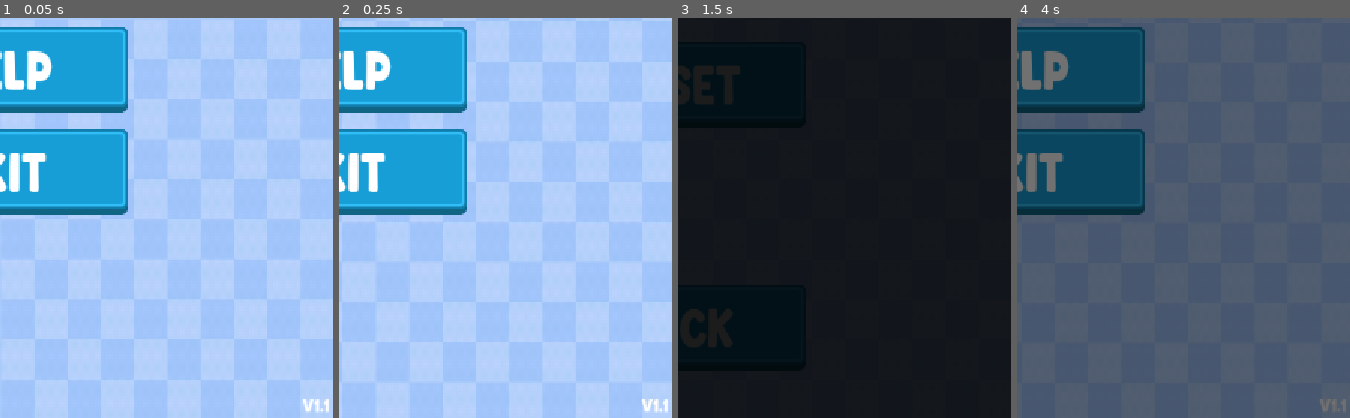
Above: before the commit, frames 1-4 (left to right).
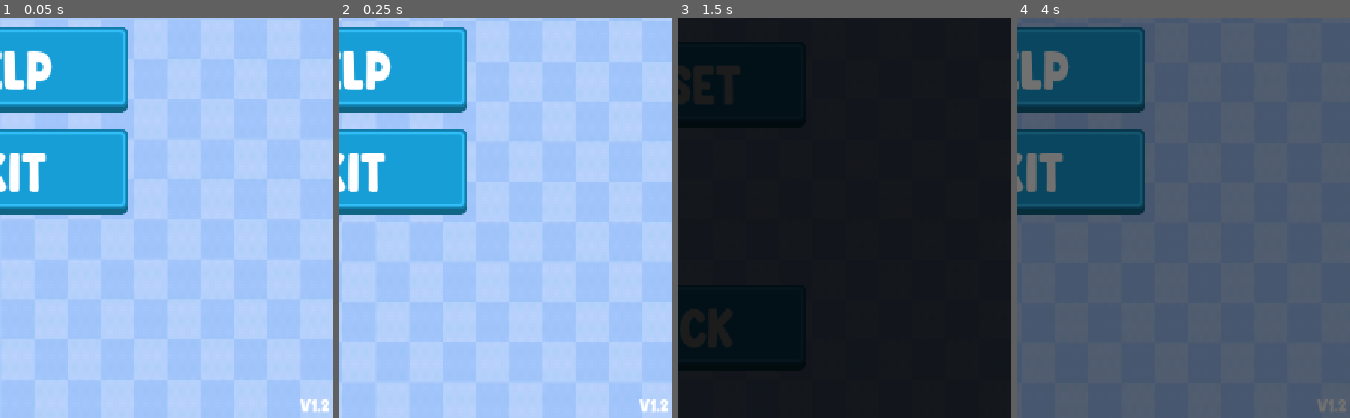
Above: after the commit, the same moments.

Repository: Sparrowworks/Snake
Game: Godot game, scene res://src/MainMenu/MainMenu.tscn
Two runs of this game, one before a commit and one after it. Both use one fixed random seed, a clock stepped at 60 frames per second and the inputs below.
Inputs:
- Up to frame 1 (0.05 s): no input
- Up to frame 2 (0.25 s): no input
- Up to frame 3 (1.5 s): click "Settings" at 0.5 s; click "Help" at 1.25 s
- Up to frame 4 (4 s): click "Reset" at 2 s; click "Back" at 2.75 s; hold D (right) from 3.53 s (still down)
The pictures show only the part of the screen within x 50-100%, y 50-100%; the shares and areas given below are measured in that part.

The runs differ from the first frame. In frame 1, 0.2% of the frame differs, in the area x 90-99%, y 95-99%; in frame 2, 0.2%; in frame 3, nothing differs; in frame 4, less than 0.1%.

Commit message:
Added pause

Diff:
--- a/project.godot
+++ b/project.godot
@@ -11,7 +11,7 @@
 [application]
 
 config/name="Snake"
-config/version="1.1"
+config/version="1.2"
 run/main_scene="res://src/MainMenu/MainMenu.tscn"
 config/features=PackedStringArray("4.4", "GL Compatibility")
 run/max_fps=60
@@ -21,7 +21,7 @@
 [autoload]
 
 Composer="*res://src/Composer/Composer.gd"
-Global="*res://src/Global/Global.gd"
+Globals="*res://src/Globals/Globals.gd"
 
 [debug]
 
@@ -97,6 +97,11 @@
 "events": [Object(InputEventKey,"resource_local_to_scene":false,"resource_name":"","device":-1,"window_id":0,"alt_press …(192 unchanged characters)…
 ]
 }
+pause={
+"deadzone": 0.2,
+"events": [Object(InputEventKey,"resource_local_to_scene":false,"resource_name":"","device":-1,"window_id":0,"alt_pressed":false,"shift_pressed":false,"ctrl_pressed":false,"meta_pressed":false,"pressed":false,"keycode":0,"physical_keycode":80,"key_label":0,"unicode":112,"location":0,"echo":false,"script":null)
+]
+}
 
 [rendering]
 
--- a/src/Credits/credits.gd
+++ b/src/Credits/credits.gd
@@ -1,4 +1,4 @@
 extends Control
 
 func _on_back_button_pressed() -> void:
-	Global.go_to("res://src/MainMenu/MainMenu.tscn")
+	Globals.go_to("res://src/MainMenu/MainMenu.tscn")
--- a/src/Game/Apple/apple.gd
+++ b/src/Game/Apple/apple.gd
@@ -19,12 +19,12 @@
 
 func spawn_apple(apple: int) -> void:
 	# Select a random coord first
-	var coord: Vector2i = Vector2i(randi_range(0, Global.MAX_X), randi_range(0, Global.MAX_Y))
+	var coord: Vector2i = Vector2i(randi_range(0, Globals.MAX_X), randi_range(0, Globals.MAX_Y))
 
 	# If the coord is already occupied, then repeat until we select a good coordinate
 	if coord in snake_occupied_cells or coord in get_used_cells():
 		while coord in snake_occupied_cells or coord in get_used_cells():
-			coord = Vector2i(randi_range(0, Global.MAX_X), randi_range(0, Global.MAX_Y))
+			coord = Vector2i(randi_range(0, Globals.MAX_X), randi_range(0, Globals.MAX_Y))
 
 	# 0 means rotten apple
 	if apple == 0:
--- a/src/Game/Game.gd
+++ b/src/Game/Game.gd
@@ -1,4 +1,6 @@
 extends Node2D
+
+signal game_paused()
 
 @onready var score_label: Label = %ScoreLabel
 @onready var time_label: Label = %TimeLabel
@@ -21,12 +23,12 @@
 
 func _ready() -> void:
 	# Show the previous high score
-	hi_label.text = "HI Score: " + str(Global.hi_score)
+	hi_label.text = "HI Score: " + str(Globals.hi_score)
 	%GameTheme.play()
 
 func show_game_over() -> void:
 	# If we get a new high score, show an appropriate message
-	if Global.is_new_high_score(score):
+	if Globals.is_new_high_score(score):
 		%NewScore.show()
 
 	# Show the game over panel
@@ -47,12 +49,17 @@
 func _on_apple_score_increased(amount: int) -> void:
 	score += amount
 
-func _process(delta: float) -> void:
+func _input(event: InputEvent) -> void:
 	if Input.is_action_just_pressed("quit"):
-		Global.go_to("res://src/MainMenu/MainMenu.tscn")
+		Globals.go_to("res://src/MainMenu/MainMenu.tscn")
 
 	if Input.is_action_just_pressed("reset"):
-		Global.go_to("res://src/Game/Game.tscn")
+		Globals.go_to("res://src/Game/Game.tscn")
+
+	if Input.is_action_just_pressed("pause"):
+		set_process_input(false)
+		get_tree().paused = true
+		game_paused.emit()
 
 	if Input.is_action_just_pressed("mute"):
 		if %GameTheme.playing:
@@ -72,3 +79,11 @@
 	%GameOver.play()
 	await get_tree().create_timer(2).timeout
 	show_game_over()
+
+
+func _on_pause_ui_game_unpaused() -> void:
+	get_tree().paused = false
+	Globals.click_player.play()
+
+	await get_tree().create_timer(0.5).timeout
+	set_process_input(true)
--- a/src/Game/Game.tscn
+++ b/src/Game/Game.tscn
@@ -7,8 +7,46 @@
 [ext_resource type="Texture2D" uid="uid://cc6usmrr128jq" path="res://assets/images/BG.png" id="5_4mayo"]
 [ext_resource type="FontFile" uid="uid://b7pe7jy61wrbo" path="res://assets/fonts/Lemon Days.ttf" id="6_vvitb"]
 [ext_resource type="Texture2D" uid="uid://bd8dhh6gsvig3" path="res://assets/images/blueBtnTapped.png" id="7_mdt6g"]
+[ext_resource type="Script" uid="uid://c21o7f1uu5b13" path="res://src/Game/pause_ui.gd" id="8_5ikym"]
 [ext_resource type="AudioStream" uid="uid://bjiamstei38q5" path="res://assets/audio/gameOver.mp3" id="8_m0hqv"]
 [ext_resource type="AudioStream" uid="uid://dg50le446esxw" path="res://assets/audio/gameTheme.mp3" id="9_hehav"]
+
+[sub_resource type="Animation" id="Animation_5ikym"]
+resource_name = "PauseOn"
+loop_mode = 1
+tracks/0/type = "value"
+tracks/0/imported = false
+tracks/0/enabled = true
+tracks/0/path = NodePath(".:visible")
+tracks/0/interp = 1
+tracks/0/loop_wrap = true
+tracks/0/keys = {
+"times": PackedFloat32Array(0, 0.5, 1),
+"transitions": PackedFloat32Array(1, 1, 1),
+"update": 1,
+"values": [true, false, true]
+}
+
+[sub_resource type="Animation" id="Animation_itvb1"]
+length = 0.001
+tracks/0/type = "value"
+tracks/0/imported = false
+tracks/0/enabled = true
+tracks/0/path = NodePath(".:visible")
+tracks/0/interp = 1
+tracks/0/loop_wrap = true
+tracks/0/keys = {
+"times": PackedFloat32Array(0),
+"transitions": PackedFloat32Array(1),
+"update": 1,
+"values": [false]
+}
+
+[sub_resource type="AnimationLibrary" id="AnimationLibrary_v2fk1"]
+_data = {
+&"PauseOn": SubResource("Animation_5ikym"),
+&"RESET": SubResource("Animation_itvb1")
+}
 
 [node name="Game" type="Node2D"]
 script = ExtResource("1_62xe8")
@@ -35,7 +73,6 @@
 anchor_bottom = 1.0
 grow_horizontal = 2
 grow_vertical = 2
-metadata/_edit_lock_ = true
 
 [node name="Panel" type="TextureRect" parent="UI/Control"]
 custom_minimum_size = Vector2(0, 200)
@@ -183,6 +220,39 @@
 vertical_alignment = 1
 autowrap_mode = 2
 
+[node name="PauseUI" type="Control" parent="UI"]
+process_mode = 2
+layout_mode = 3
+anchors_preset = 15
+anchor_right = 1.0
+anchor_bottom = 1.0
+grow_horizontal = 2
+grow_vertical = 2
+script = ExtResource("8_5ikym")
+
+[node name="Pause" type="Label" parent="UI/PauseUI"]
+visible = false
+layout_mode = 1
+anchors_preset = 8
+anchor_left = 0.5
+anchor_top = 0.5
+anchor_right = 0.5
+anchor_bottom = 0.5
+offset_left = -254.0
+offset_top = -93.5
+offset_right = 254.0
+offset_bottom = 93.5
+grow_horizontal = 2
+grow_vertical = 2
+theme_override_fonts/font = ExtResource("6_vvitb")
+theme_override_font_sizes/font_size = 144
+text = "PAUSED"
+
+[node name="AnimationPlayer" type="AnimationPlayer" parent="UI/PauseUI/Pause"]
+libraries = {
+&"": SubResource("AnimationLibrary_v2fk1")
+}
+
 [node name="Audio" type="Node" parent="."]
 
 [node name="GameOver" type="AudioStreamPlayer2D" parent="Audio"]
@@ -195,8 +265,10 @@
 stream = ExtResource("9_hehav")
 bus = &"Music"
 
+[connection signal="game_paused" from="." to="UI/PauseUI" method="_on_game_game_paused"]
 [connection signal="apple_hit" from="Snake" to="Apple" method="_on_snake_apple_hit"]
 [connection signal="game_over" from="Snake" to="." method="_on_snake_game_over"]
 [connection signal="game_over" from="Snake" to="Apple" method="_on_snake_game_over"]
 [connection signal="score_increased" from="Apple" to="." method="_on_apple_score_increased"]
 [connection signal="timeout" from="TimeTimer" to="." method="_on_time_timer_timeout"]
+[connection signal="game_unpaused" from="UI/PauseUI" to="." method="_on_pause_ui_game_unpaused"]
--- /dev/null
+++ b/src/Game/pause_ui.gd
@@ -0,0 +1,24 @@
+extends Control
+
+signal game_unpaused()
+
+@onready var animation_player: AnimationPlayer = $Pause/AnimationPlayer
+
+func _ready() -> void:
+	hide()
+	set_process_input(false)
+
+func _on_game_game_paused() -> void:
+	show()
+	Globals.click_player.play()
+	animation_player.play("PauseOn")
+
+	await get_tree().create_timer(0.5).timeout
+	set_process_input(true)
+
+func _input(event: InputEvent) -> void:
+	if Input.is_action_just_pressed("pause"):
+		animation_player.stop()
+		game_unpaused.emit()
+		set_process_input(false)
+		hide()
--- a/src/Global/Global.gd
+++ b/src/Globals/Globals.gd
@@ -24,6 +24,7 @@
 	# Set the correct bus for the settings to work
 	click_player.bus = "SFX"
 	click_player.stream = click_sound
+	click_player.process_mode = Node.PROCESS_MODE_ALWAYS
 
 	music_player.bus = "Music"
 	music_player.stream = menu_theme
@@ -47,7 +48,7 @@
 	music_player.stop()
 
 func go_to(scene: String) -> void:
-	var transition: Node = Composer.setup_load_screen(Global.loading_transition)
+	var transition: Node = Composer.setup_load_screen(Globals.loading_transition)
 	if transition:
 		click_player.play()
 		await transition.finished_fade_in
--- a/src/MainMenu/main_menu.gd
+++ b/src/MainMenu/main_menu.gd
@@ -3,7 +3,7 @@
 @onready var version_text: Label = $MarginContainer/VersionText
 
 func _ready() -> void:
-	Global.play_menu_theme()
+	Globals.play_menu_theme()
 
 	# Hide the Exit button if we're playing on HTML to prevent a crash when pressed
 	if OS.get_name() == "Web":
@@ -12,14 +12,14 @@
 	version_text.text = "v" + ProjectSettings.get_setting("application/config/version")
 
 func _on_play_button_pressed() -> void:
-	Global.stop_menu_theme()
-	Global.go_to("res://src/Game/Game.tscn")
+	Globals.stop_menu_theme()
+	Globals.go_to("res://src/Game/Game.tscn")
 
 func _on_settings_button_pressed() -> void:
-	Global.go_to("res://src/Settings/Settings.tscn")
+	Globals.go_to("res://src/Settings/Settings.tscn")
 
 func _on_help_button_pressed() -> void:
-	Global.go_to("res://src/Credits/Credits.tscn")
+	Globals.go_to("res://src/Credits/Credits.tscn")
 
 func _on_exit_button_pressed() -> void:
 	get_tree().quit()
--- a/src/Settings/settings.gd
+++ b/src/Settings/settings.gd
@@ -11,29 +11,29 @@
 
 func _update_settings() -> void:
 	# Set proper text and slider values
-	music_label.text = "Music Volume: " + str(int(Global.music_volume))
-	sfx_label.text = "SFX Volume: " + str(int(Global.sfx_volume))
+	music_label.text = "Music Volume: " + str(int(Globals.music_volume))
+	sfx_label.text = "SFX Volume: " + str(int(Globals.sfx_volume))
 
-	music_slider.value = Global.music_volume
-	sfx_slider.value = Global.sfx_volume
+	music_slider.value = Globals.music_volume
+	sfx_slider.value = Globals.sfx_volume
 
 	# Update the volume on both buses
-	AudioServer.set_bus_volume_db(AudioServer.get_bus_index("Music"),linear_to_db(Global.music_volume/100))
-	AudioServer.set_bus_volume_db(AudioServer.get_bus_index("SFX"),linear_to_db(Global.sfx_volume/100))
+	AudioServer.set_bus_volume_db(AudioServer.get_bus_index("Music"),linear_to_db(Globals.music_volume/100))
+	AudioServer.set_bus_volume_db(AudioServer.get_bus_index("SFX"),linear_to_db(Globals.sfx_volume/100))
 
 func _on_back_button_pressed() -> void:
-	Global.go_to("res://src/MainMenu/MainMenu.tscn")
+	Globals.go_to("res://src/MainMenu/MainMenu.tscn")
 
 func _on_reset_button_pressed() -> void:
-	Global.music_volume = 100
-	Global.sfx_volume = 100
+	Globals.music_volume = 100
+	Globals.sfx_volume = 100
 
 	_update_settings()
 
 func _on_music_slider_value_changed(value: float) -> void:
-	Global.music_volume = value
+	Globals.music_volume = value
 	_update_settings()
 
 func _on_sfx_slider_value_changed(value: float) -> void:
-	Global.sfx_volume = value
+	Globals.sfx_volume = value
 	_update_settings()
Not shown: 1 places in src/Game/Game.tscn that only renumber resources
Not shown, added: src/Game/pause_ui.gd.uid
Renamed: src/Global/Global.gd.uid -> src/Globals/Globals.gd.uid
